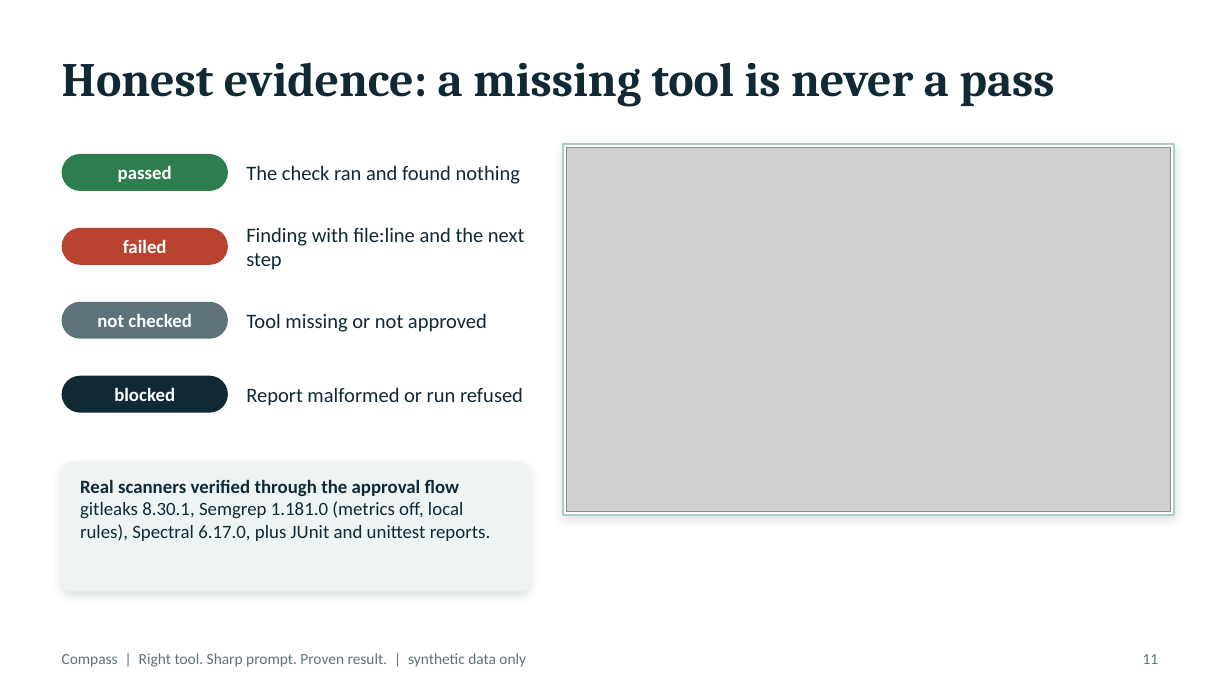
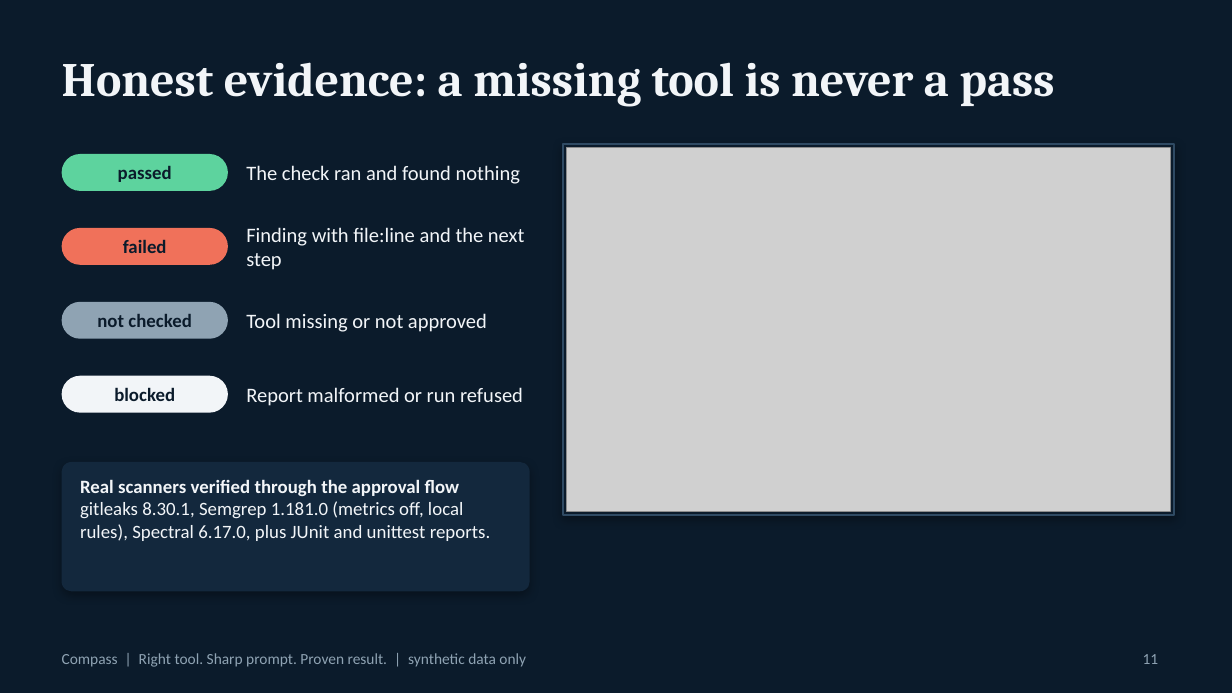
Before and after one commit to Kalyanraja/compass-ai-coach, a slide deck: slide 11 of docs/presentation/Compass-Hackathon.pptx. Drawn at 1232x693 pixels with LibreOffice and Linux fonts; fonts in the diff are those of the drawing; grey boxes stand for pictures. Boxes give left, top, right and bottom in pixels: in the first picture for what was removed or moved away, otherwise in the second. Text is boxed around its words. In the diff, an @@ line names an element or a change of style, - is before the commit and + after.

```diff
--- a/docs/presentation/Compass-Hackathon.pptx
+++ b/docs/presentation/Compass-Hackathon.pptx
@@ background #FFFFFF to #0B1B2B @@
@@ rectangle at (563,144,1174,515): fill #FFFFFF to #0B1B2B; outline #A9CFC9 1 pt to #2F4A63 1 pt; shadow changed @@
@@ rounded rectangle at (62,154,228,191): fill #2E7D4F to #5DD39E @@
@@ rounded rectangle at (62,228,228,265): fill #B8432F to #F0715A @@
@@ rounded rectangle at (62,302,228,339): fill #5E7279 to #8FA3B3 @@
@@ text colour #FFFFFF to #0B1B2B in 4 elements at (118,166,172,182), (123,239,167,253), (97,314,191,327), (114,387,175,401) @@
@@ rounded rectangle at (62,376,228,413): fill #102A35 to #F2F5F8 @@
@@ rounded rectangle at (62,462,530,591): fill #EEF4F3 to #13283D; shadow changed @@
@@ text colour #102A35 to #F2F5F8 in 6 elements at (62,62,1055,106), (246,165,520,184), (246,227,524,270), (246,313,487,332), (246,387,523,406), (80,479,491,541) @@
@@ text "Compass | Right tool. Sharp ..." at (62,653,526,667): text colour #5E7279 to #8FA3B3 @@
@@ page number at (1143,654,1159,664): text colour #5E7279 to #8FA3B3 @@
```
Also in this commit, not shown: 15 other slides changed, 2 other files.
